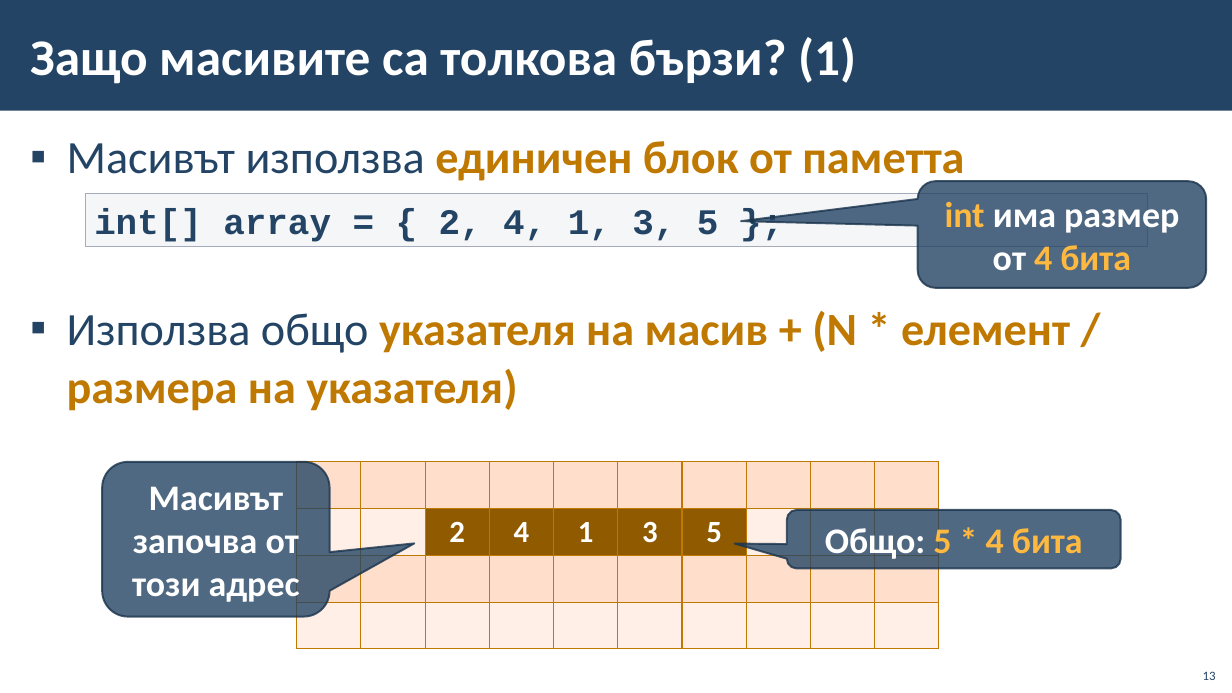
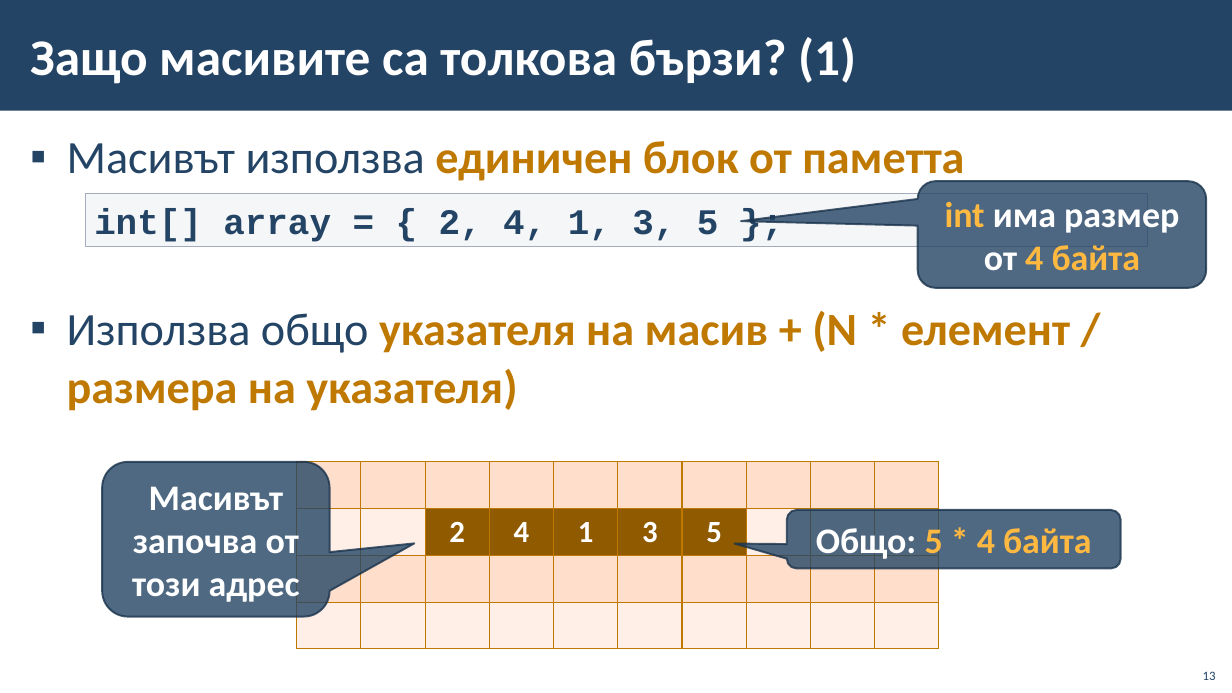
Before and after one commit to BG-IT-Edu/School-Programming, a slide deck: slide 13 of Courses/Software-Sciences/Module-2-DS-and-Algo/12.1-Data Structures-Overview-Basics/12.1-Data Structures-Overview-Basics.pptx. Drawn at 1232x693 pixels with LibreOffice and Linux fonts; fonts in the diff are those of the drawing; background and template pictures are left out. Boxes give left, top, right and bottom in pixels: in the first picture for what was removed or moved away, otherwise in the second. Text is boxed around its words. In the diff, an @@ line names an element or a change of style, - is before the commit and + after.

Commit message:
Fixed typos

```diff
--- a/Courses/Software-Sciences/Module-2-DS-and-Algo/12.1-Data Structures-Overview-Basics/12.1-Data Structures-Overview-Basics.pptx
+++ b/Courses/Software-Sciences/Module-2-DS-and-Algo/12.1-Data Structures-Overview-Basics/12.1-Data Structures-Overview-Basics.pptx
@@ text in rounded speech box at (x1=945, y1=202, x2=1179, y2=271): text changed @@
-int има размер от 4 бита
+int има размер от 4 байта
@@ text in rounded speech box at (x1=816, y1=523, x2=1091, y2=562): text changed @@
-Общо: 5 * 4 бита
+Общо: 5 * 4 байта
```
Also in this commit, not shown: 1 other slide changed.
